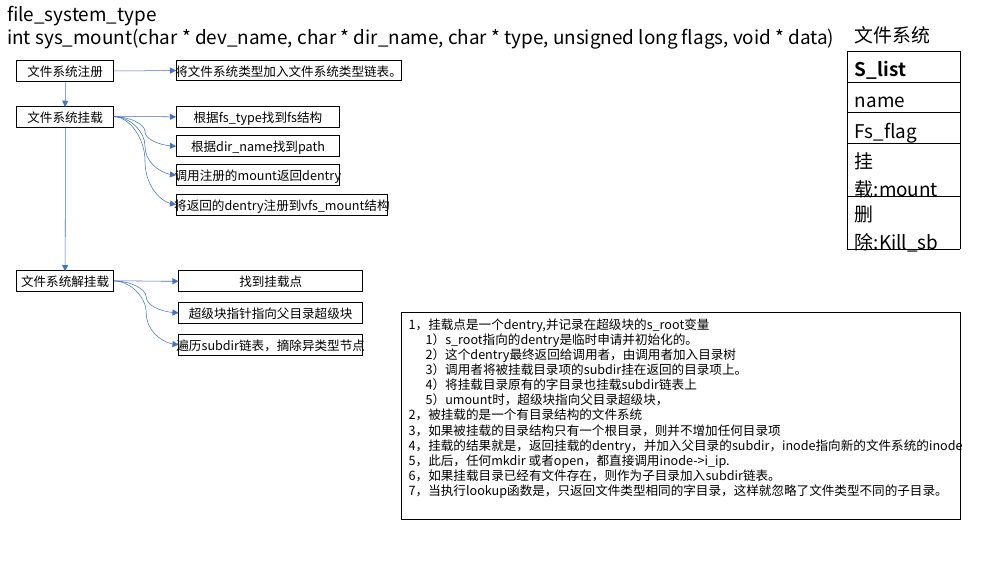
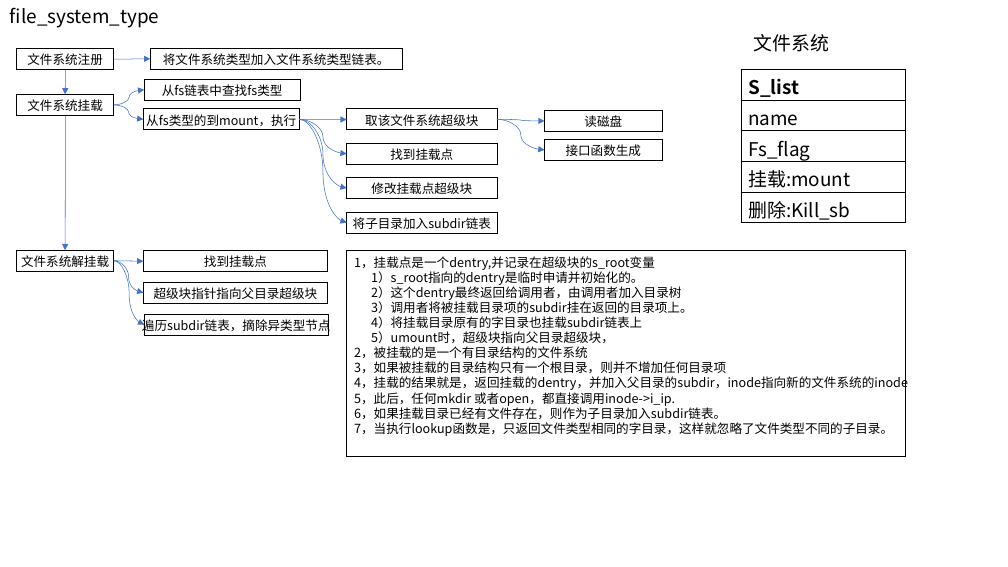
Before and after one commit to wei-coder/walnut, a slide deck: slide 4 of doc/fs.pptx. Drawn at 1008x567 pixels with LibreOffice and Linux fonts; fonts in the diff are those of the drawing. Boxes give left, top, right and bottom in pixels: in the first picture for what was removed or moved away, otherwise in the second. Text is boxed around its words. In the diff, an @@ line names an element or a change of style, - is before the commit and + after.

```diff
--- a/doc/fs.pptx
+++ b/doc/fs.pptx
@@ text at [7, 24, 834, 49]: paragraph removed @@
-int sys_mount(char * dev_name, char * dir_name, char * type, unsigned long flags, void * data)
@@ text "文件系统": place and size @@
-text "文件系统" at [855, 26, 931, 44]
+text "文件系统" at [754, 34, 830, 52]
@@ curved arrow moved from (114, 71) - (176, 70) to (114, 59) - (150, 59) @@
@@ rectangle "将文件系统类型加入文件系统类型链表。": place and size @@
-rectangle "将文件系统类型加入文件系统类型链表。" at [176, 60, 402, 81]
+rectangle "将文件系统类型加入文件系统类型链表。" at [150, 48, 402, 69]
@@ 2 rectangles, 1 curved arrow: place and size @@
-2 rectangles, 1 curved arrow at [17, 60, 114, 127]
+2 rectangles, 1 curved arrow at [17, 48, 114, 116]
@@ rectangle "从fs链表中查找fs类型": place and size @@
-rectangle "从fs链表中查找fs类型" at [176, 106, 340, 127]
+rectangle "从fs链表中查找fs类型" at [144, 79, 300, 101]
@@ text in rectangle at [162, 84, 283, 96]: text changed @@
-根据fs_type找到fs结构
+从fs链表中查找fs类型
@@ table: place and size @@
-table at [848, 51, 960, 256]
+table at [741, 69, 906, 227]
@@ curved arrow moved from (65, 129) - (65, 271) to (65, 116) - (65, 250) @@
@@ curved arrow moved from (114, 116) - (176, 146) to (114, 105) - (144, 119) @@
@@ curved arrow moved from (114, 116) - (176, 117) to (114, 105) - (144, 90) @@
@@ rectangle "从fs类型的到mount，执行": place and size @@
-rectangle "从fs类型的到mount，执行" at [176, 135, 340, 157]
+rectangle "从fs类型的到mount，执行" at [144, 109, 299, 130]
@@ text in rectangle at [146, 114, 296, 126]: text changed @@
-根据dir_name找到path
+从fs类型的到mount，执行
@@ curved arrow moved from (114, 116) - (176, 175) to (299, 119) - (347, 188) @@
@@ curved arrow moved from (114, 116) - (176, 205) to (299, 119) - (347, 223) @@
@@ curved arrow added from (299, 119) to (347, 119), #4472C4 0.5 pt @@
@@ curved arrow added from (299, 119) to (347, 154), #4472C4 0.5 pt @@
@@ rectangle added at [347, 109, 498, 130], fill #FFFFFF, outline #000000 0.75 pt, 12 pt, text #000000 @@
+取该文件系统超级块
@@ curved arrow added from (497, 119) to (544, 150), #4472C4 0.5 pt @@
@@ curved arrow added from (497, 119) to (544, 121), #4472C4 0.5 pt @@
@@ rectangle added at [544, 110, 662, 132], fill #FFFFFF, outline #000000 0.75 pt, 12 pt, text #000000 @@
+读磁盘
@@ rectangle added at [347, 143, 498, 164], fill #FFFFFF, outline #000000 0.75 pt, 12 pt, text #000000 @@
+找到挂载点
@@ rectangle added at [544, 139, 662, 160], fill #FFFFFF, outline #000000 0.75 pt, 12 pt, text #000000 @@
+接口函数生成
@@ rectangle removed at [176, 165, 340, 186] @@
-调用注册的mount返回dentry
@@ rectangle added at [347, 178, 498, 199], fill #FFFFFF, outline #000000 0.75 pt, 12 pt, text #000000 @@
+修改挂载点超级块
@@ rectangle removed at [176, 194, 388, 216] @@
-将返回的dentry注册到vfs_mount结构
@@ rectangle added at [347, 212, 498, 233], fill #FFFFFF, outline #000000 0.75 pt, 12 pt, text #000000 @@
+将子目录加入subdir链表
@@ rectangle "文件系统解挂载": place and size @@
-rectangle "文件系统解挂载" at [17, 271, 114, 292]
+rectangle "文件系统解挂载" at [17, 250, 114, 271]
@@ curved arrow moved from (114, 281) - (178, 345) to (114, 261) - (144, 324) @@
@@ curved arrow moved from (114, 281) - (178, 313) to (114, 261) - (144, 293) @@
@@ curved arrow moved from (114, 281) - (178, 281) to (114, 261) - (144, 261) @@
@@ rectangle "1，挂载点是一个dentry,并记录在超级块的s_root变量": place and size @@
-rectangle "1，挂载点是一个dentry,并记录在超级块的s_root变量" at [402, 313, 960, 520]
+rectangle "1，挂载点是一个dentry,并记录在超级块的s_root变量" at [347, 251, 906, 457]
@@ 3 rectangles: place and size @@
-3 rectangles at [178, 271, 363, 355]
+3 rectangles at [144, 250, 329, 335]
```
Also in this commit, not shown: 2 other slides changed, 1 slide added, 5 other files.
